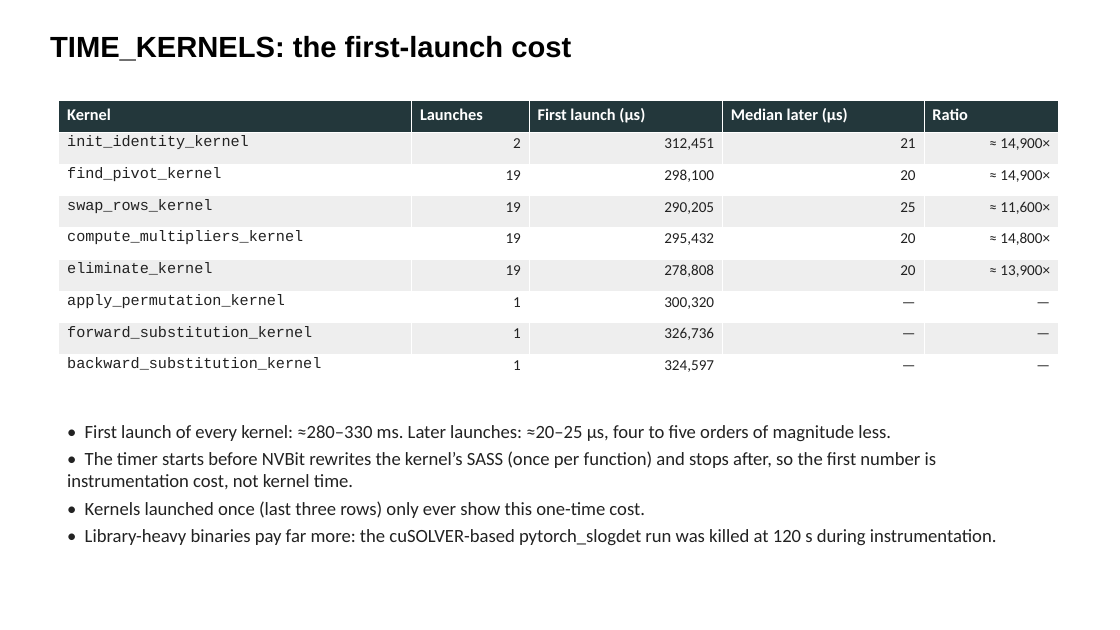
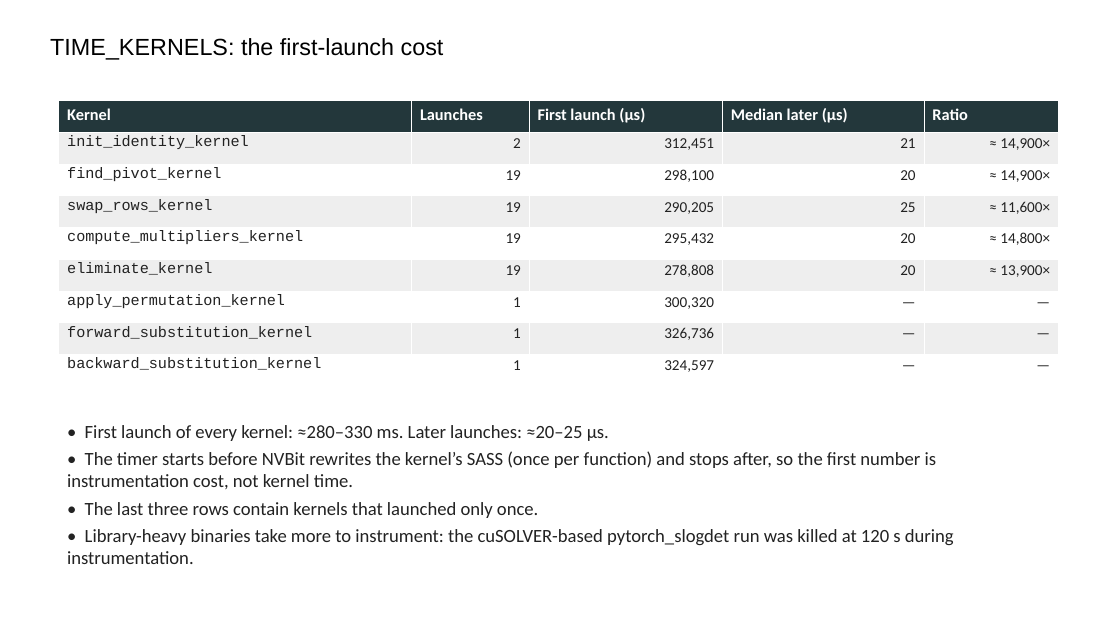
Before and after one commit to parfloat/SC26-Tutorial, a slide deck: slide 4 of lu_solve_gpu/LU_Slides.pptx. Drawn at 1120x630 pixels with LibreOffice and Linux fonts; fonts in the diff are those of the drawing. Boxes give left, top, right and bottom in pixels: in the first picture for what was removed or moved away, otherwise in the second. Text is boxed around its words. In the diff, an @@ line names an element or a change of style, - is before the commit and + after.

```diff
--- a/lu_solve_gpu/LU_Slides.pptx
+++ b/lu_solve_gpu/LU_Slides.pptx
@@ text "TIME_KERNELS: the first-launch cost" at (50, 38, 444, 60): size 25 to 20 pt, bold off @@
@@ text at (85, 425, 609, 441): text changed @@
-• First launch of every kernel: ≈280–330 ms. Later launches: ≈20–25 µs, four to five orders of magnitude less.
+• First launch of every kernel: ≈280–330 ms. Later launches: ≈20–25 µs.
@@ text at (67, 502, 954, 564): text changed @@
-• Kernels launched once (last three rows) only ever show this one-time cost.
-• Library-heavy binaries pay far more: the cuSOLVER-based pytorch_slogdet run was killed at 120 s during instrumentation.
+• The last three rows contain kernels that launched only once.
+• Library-heavy binaries take more to instrument: the cuSOLVER-based pytorch_slogdet run was killed at 120 s during instrumentation.
```
Also in this commit, not shown: 16 other slides changed, 3 other files.
